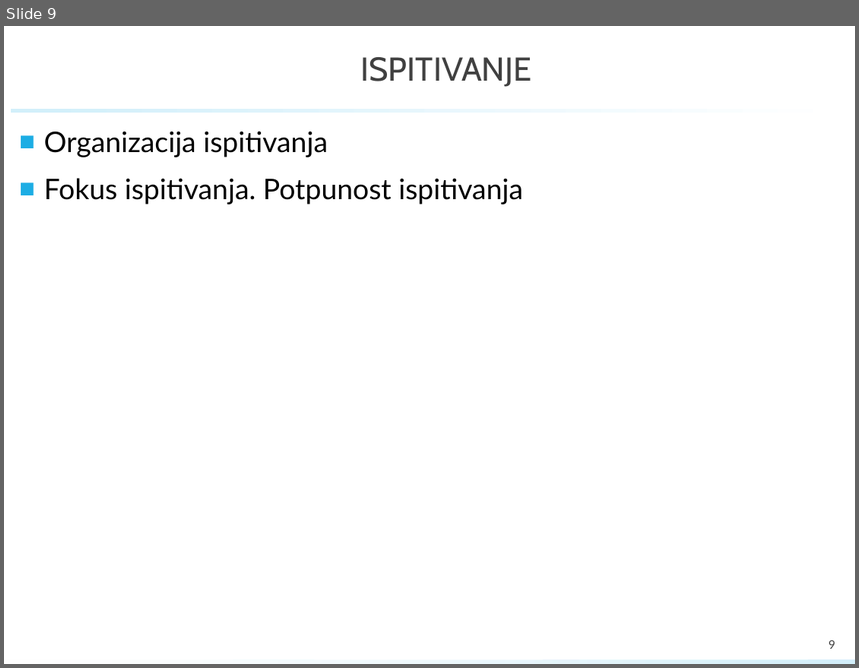
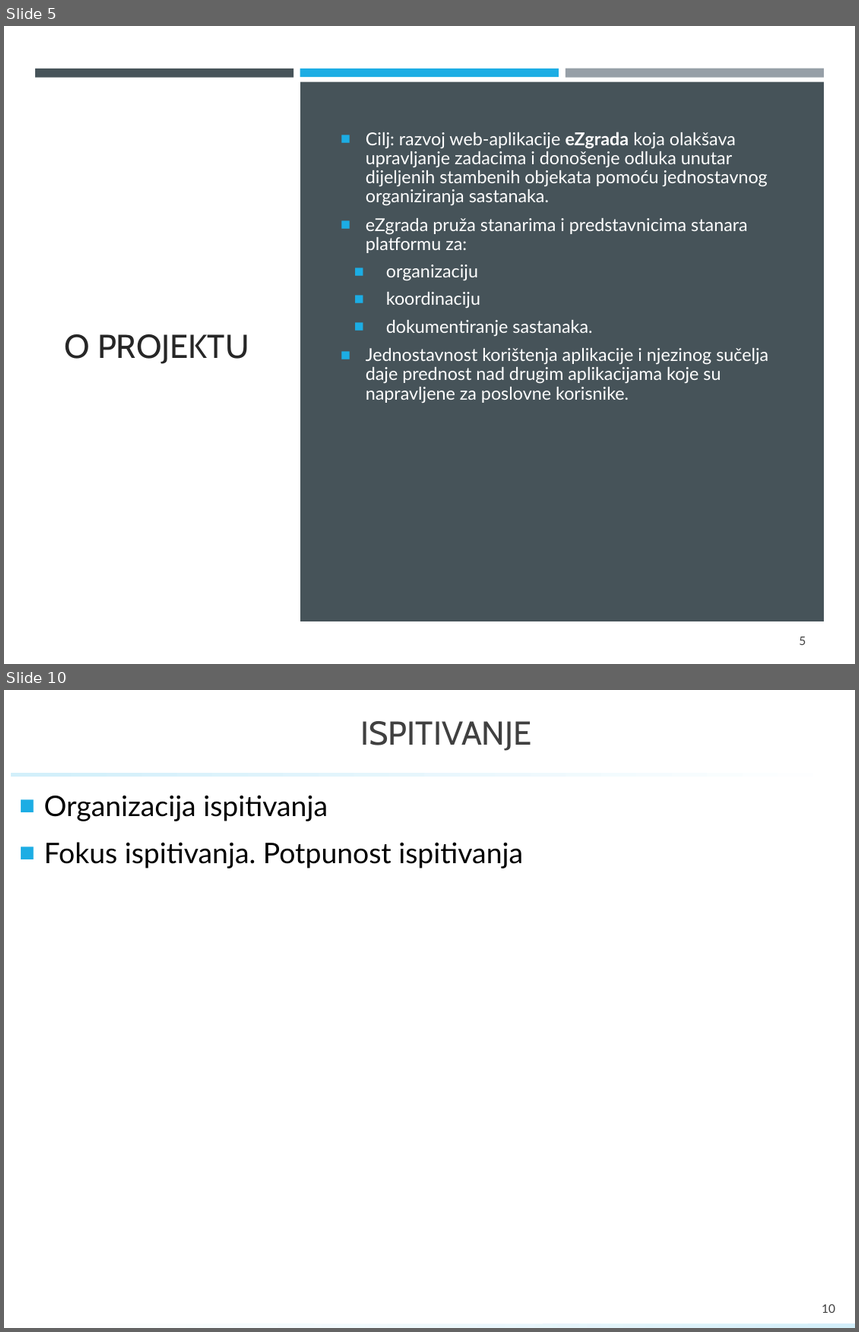
Before and after one commit to GolubIvan/Programsko-inzenjerstvo, a slide deck: PROINZ_TGxx.x_naziv_app.pptx. Shown one above the other, each under a label of ours: slide 9 before the commit, slides 5 and 10 after it; the slides between them are not shown. The pictures are 859x668 and 859x1332 pixels, drawn with LibreOffice and Linux fonts; fonts in the diff are those of the drawing; background and template pictures are left out. Boxes give left, top, right and bottom in pixels: in the first picture for what was removed or moved away, otherwise in the second. Text is boxed around its words. In the diff, an @@ line names an element or a change of style, - is before the commit and + after.

```diff
--- a/PROINZ_TGxx.x_naziv_app.pptx
+++ b/PROINZ_TGxx.x_naziv_app.pptx
@@ slide 5 added at [4, 26, 855, 664], background #335B74 @@
@@ rectangle added at [4, 26, 855, 664], fill #FFFFFF @@
@@ rectangle added at [35, 69, 294, 77], fill #465359 @@
@@ rectangle added at [300, 69, 559, 77], fill #1CADE4 @@
@@ rectangle added at [566, 69, 825, 78], fill #969FA7 @@
@@ rectangle added at [300, 82, 824, 622], fill #465359 @@
@@ text added at [366, 132, 769, 403], 15 pt, text #FFFFFF @@
+■ Cilj: razvoj web-aplikacije eZgrada koja olakšava upravljanje zadacima i donošenje odluka unutar dijeljenih stambenih objekata pomoću jednostavnog organiziranja sastanaka.
+■ eZgrada pruža stanarima i predstavnicima stanara platformu za:
+  ■ organizaciju
+  ■ koordinaciju
+  ■ dokumentiranje sastanaka.
+■ Jednostavnost korištenja aplikacije i njezinog sučelja daje prednost nad drugim aplikacijama koje su napravljene za poslovne korisnike.
@@ title added at [65, 335, 249, 364], 28 pt, text #262626 @@
+O PROJEKTU
@@ page number added at [799, 637, 806, 645], 10 pt, text #404040 @@
+5
@@ rectangle added at [4, 660, 855, 664], fill gradient #000000 to #D2EFFA @@
@@ what was slide 9 is now slide 10 @@
@@ page number at [822, 1304, 835, 1313]: text changed @@
-9
+10
```
Also in this commit, not shown: 6 slides changed, 5 other slides added, 4 slides removed.
